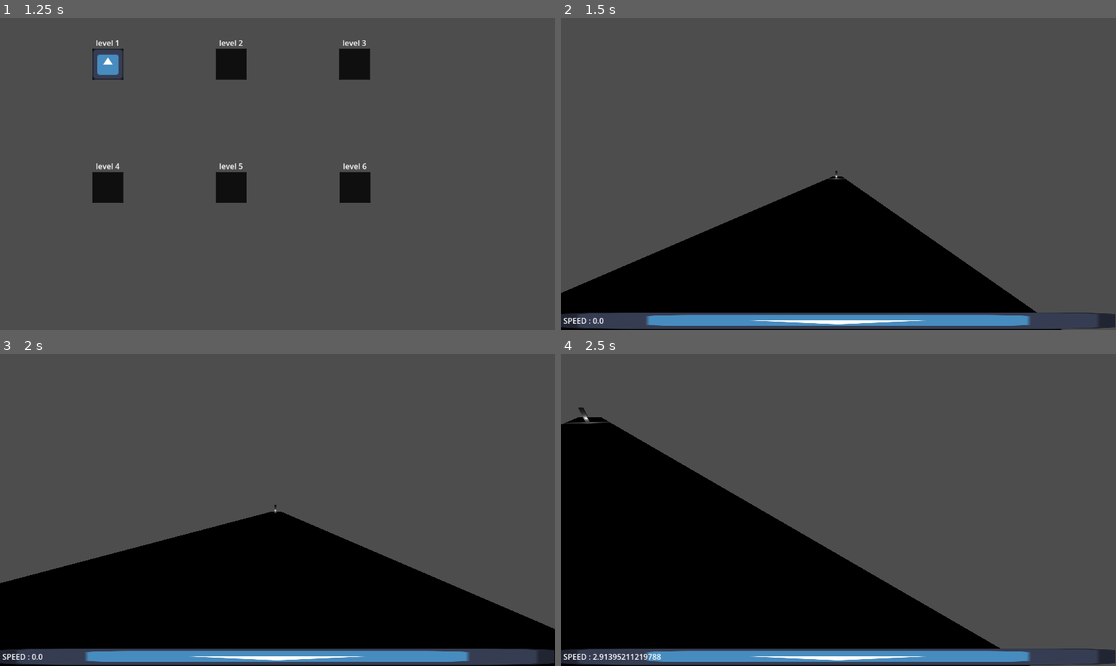
Above: before the commit, frames 1-4 (two rows, left to right).
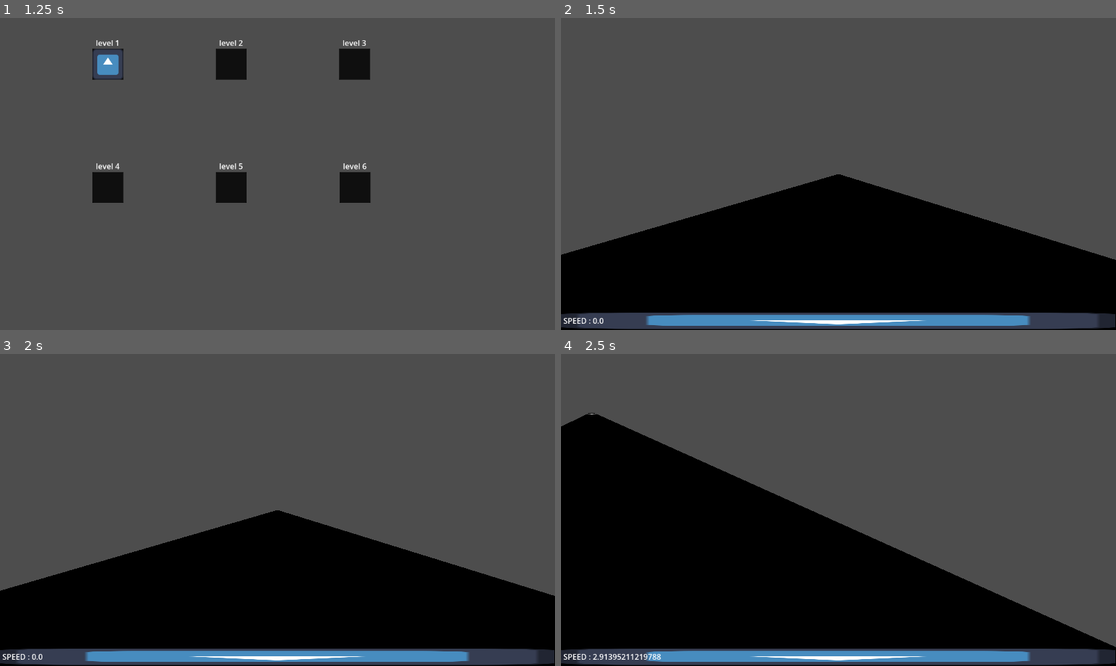
Above: after the commit, the same moments.

Repository: Lilianbazantay/Speed4Need
Game: Godot game, scene res://scenes/MainMenu/MainMenu.tscn
The game is run twice, just before and just after one commit, with the same random seed, the same clock (stepped at 60 frames per second) and the same inputs. The engine's default icon, where the game draws it, is replaced by a stand-in: a white triangle on a blue panel in a dark square.
Inputs (mouse positions are in pixels of both pictures, inside the frame that each line leads up to):
- Up to frame 1 (1.25 s): click "PLAY" at 0.5 s
- Up to frame 2 (1.5 s): click (666, 64) at 1.27 s
- Up to frame 3 (2 s): no input
- Up to frame 4 (2.5 s): tap Enter (ui_accept) at 2 s; move the mouse to (866, 510) at 2.02 s; hold W (move_forward) from 2.03 s (still down); tap Space (jump) at 2.1, 2.27 s

Frame 1 is identical in both runs. In frame 2, 11% of the frame differs, in the area x 0-100%, y 48-100%; in frame 3, 3.3%; in frame 4, 8.3%.

Commit message:
Feat: Fix map

Diff:
--- a/project.godot
+++ b/project.godot
@@ -56,6 +56,11 @@
 "events": [Object(InputEventKey,"resource_local_to_scene":false,"resource_name":"","device":-1,"window_id":0,"alt_press …(195 unchanged characters)…
 ]
 }
+Menu={
+"deadzone": 0.2,
+"events": [Object(InputEventKey,"resource_local_to_scene":false,"resource_name":"","device":-1,"window_id":0,"alt_pressed":false,"shift_pressed":false,"ctrl_pressed":false,"meta_pressed":false,"pressed":false,"keycode":0,"physical_keycode":4194305,"key_label":0,"unicode":0,"location":0,"echo":false,"script":null)
+]
+}
 
 [physics]
 
--- a/scenes/Level/FlatMap/Map.tscn
+++ b/scenes/Level/FlatMap/Map.tscn
@@ -1,15 +1,17 @@
 [gd_scene format=3 uid="uid://btran1o8c36bv"]
 
-[ext_resource type="PackedScene" uid="uid://4xw4wuwq8afp" path="res://scenes/Player/Player.tscn" id="1_yaeep"]
+[ext_resource type="PackedScene" uid="uid://4xw4wuwq8afp" path="res://scenes/Player/Player.tscn" id="1_0cvc5"]
 
 [sub_resource type="BoxMesh" id="BoxMesh_bosas"]
+size = Vector3(10, 1, 1000)
 
 [sub_resource type="BoxShape3D" id="BoxShape3D_putq6"]
+size = Vector3(10, 1, 1000)
 
 [node name="Map" type="Node3D" unique_id=1439661301]
 
 [node name="Floor" type="StaticBody3D" parent="." unique_id=168374286]
-transform = Transform3D(10, 0, 0, 0, 1, 0, 0, 0, 234.76482, 0, -0.5, 0)
+transform = Transform3D(1, 0, 0, 0, 1, 0, 0, 0, 1, 0, -0.5, 0)
 
 [node name="MeshInstance3D" type="MeshInstance3D" parent="Floor" unique_id=509065725]
 mesh = SubResource("BoxMesh_bosas")
@@ -17,18 +19,10 @@
 [node name="CollisionShape3D" type="CollisionShape3D" parent="Floor" unique_id=131638827]
 shape = SubResource("BoxShape3D_putq6")
 
-[node name="Wall" type="StaticBody3D" parent="." unique_id=1982791156]
-transform = Transform3D(-4.371139e-07, -0.99999994, 0, 10, -4.3711385e-08, 0, 0, 0, 9.999999, -0.036272526, -0.5, -5.2111073)
+[node name="OmniLight3D" type="OmniLight3D" parent="." unique_id=1494287829]
+transform = Transform3D(1, 0, 0, 0, 1, 0, 0, 0, 1, 0, 1.3182044, 0.71345615)
+light_energy = 3.476
+omni_range = 12.013
 
-[node name="MeshInstance3D" type="MeshInstance3D" parent="Wall" unique_id=1724769039]
-mesh = SubResource("BoxMesh_bosas")
-
-[node name="CollisionShape3D" type="CollisionShape3D" parent="Wall" unique_id=1450818339]
-shape = SubResource("BoxShape3D_putq6")
-
-[node name="Player" parent="." unique_id=858882668 instance=ExtResource("1_yaeep")]
-transform = Transform3D(1, 0, 0, 0, 1, 0, 0, 0, 1, 1.1921737, 1.256002, 111.45476)
-
-[node name="OmniLight3D" type="OmniLight3D" parent="." unique_id=1494287829]
-transform = Transform3D(1, 0, 0, 0, 1, 0, 0, 0, 1, 0, 1.3182044, 0)
-omni_range = 10.18477
+[node name="Player" parent="." unique_id=858882668 instance=ExtResource("1_0cvc5")]
+transform = Transform3D(1, 0, 0, 0, 1, 0, 0, 0, 1, 0.15653801, -3.8146973e-06, 498.08313)
--- a/scenes/Player/Player.gd
+++ b/scenes/Player/Player.gd
@@ -7,6 +7,7 @@
 
 var jump_force_idle = 5.0
 var jump_force_walking = 3.0
+var wall_jump_force = 8.0
 var jump_force_walking_boost = 10.0
 
 var wall_jump_max = 2
@@ -58,7 +59,7 @@
 			is_walking = false
 		input_dir = input_dir.normalized()
 
-	# Direction relative à la caméra (horizontal)
+	# Camera direction
 	var forward := -camera.global_transform.basis.z
 	var right := camera.global_transform.basis.x
 	forward.y = 0
@@ -86,11 +87,10 @@
 				velocity.x += direction.x * jump_force_walking_boost * delta
 			else :
 				velocity.z += direction.x * jump_force_walking_boost * delta
-
 		else:
 			velocity.y = 0.0
 
-		# FRICTION (inchangée)
+		# FRICTION
 		if is_walking == false :
 			if velocity.x != 0:
 				if velocity.x < 0:
@@ -110,7 +110,7 @@
 	# Wall jump
 	if is_on_wall() and wall_jump_count != 0:
 		if Input.is_action_just_pressed("jump"):
-			velocity.y = jump_force_idle
+			velocity.y = wall_jump_force
 			wall_jump_count -= 1
 
 	$ATH/RichTextLabel.text = "SPEED : " + str(abs(velocity.z))
--- a/scenes/Player/Player.tscn
+++ b/scenes/Player/Player.tscn
@@ -2,10 +2,16 @@
 
 [ext_resource type="Script" uid="uid://duuxxpnjwotn1" path="res://scenes/Player/Player.gd" id="1_xhfnw"]
 [ext_resource type="Texture2D" uid="uid://dog5xa0xousvp" path="res://icon.svg" id="2_q3lat"]
+[ext_resource type="Script" uid="uid://bp02c3h7l45py" path="res://scenes/Player/pause_menu.gd" id="3_bvqhm"]
 
 [sub_resource type="CapsuleShape3D" id="CapsuleShape3D_kpjcp"]
+radius = 0.5961914
 
 [sub_resource type="CapsuleMesh" id="CapsuleMesh_kne1u"]
+
+[sub_resource type="GDScript" id="GDScript_bvqhm"]
+script/source = "extends MarginContainer
+"
 
 [sub_resource type="QuadMesh" id="QuadMesh_tok1r"]
 
@@ -13,8 +19,9 @@
 script = ExtResource("1_xhfnw")
 
 [node name="Collision" type="CollisionShape3D" parent="." unique_id=1158400688]
-transform = Transform3D(1.2, 0, 0, 0, 1, 0, 0, 0, 1.2, 0, 1, 0)
+transform = Transform3D(1, 0, 0, 0, 1, 0, 0, 0, 1, 0, 1, 0)
 shape = SubResource("CapsuleShape3D_kpjcp")
+debug_fill = false
 
 [node name="Shape" type="MeshInstance3D" parent="." unique_id=2065531358]
 transform = Transform3D(1, 0, 0, 0, 1, 0, 0, 0, 1, 0, 1, 0)
@@ -24,7 +31,6 @@
 transform = Transform3D(1, 0, 0, 0, 1, 0, 0, 0, 1, 0, 1.5, 0)
 
 [node name="Camera3D" type="Camera3D" parent="Head" unique_id=1895542418]
-transform = Transform3D(1, 0, 0, 0, 0.99999994, 0, 0, 0, 0.99999994, 0, 0, 0)
 
 [node name="ATH" type="MarginContainer" parent="." unique_id=3403275]
 anchors_preset = 12
@@ -38,6 +44,7 @@
 theme_override_constants/margin_top = 5
 theme_override_constants/margin_right = 5
 theme_override_constants/margin_bottom = 5
+script = SubResource("GDScript_bvqhm")
 
 [node name="MeshInstance2D" type="MeshInstance2D" parent="ATH" unique_id=1333808928]
 position = Vector2(575.25, 16.75)
@@ -51,3 +58,12 @@
 scroll_active = false
 autowrap_mode = 0
 shortcut_keys_enabled = false
+
+[node name="PauseMenu" type="Node2D" parent="." unique_id=1494151468]
+visible = false
+position = Vector2(577, 309)
+scale = Vector2(3.9781308, 4.030223)
+script = ExtResource("3_bvqhm")
+
+[node name="BackgroundMenu" type="Sprite2D" parent="PauseMenu" unique_id=271173473]
+texture = ExtResource("2_q3lat")
--- /dev/null
+++ b/scenes/Player/pause_menu.gd
@@ -0,0 +1,14 @@
+extends Node2D
+
+var is_hide = true
+
+func _input(_event: InputEvent) -> void:
+	if Input.is_action_just_pressed("Menu"):
+		if is_hide == true:
+			show()
+			is_hide = false
+			Input.set_mouse_mode(Input.MOUSE_MODE_CONFINED)
+		else:
+			hide()
+			is_hide = true
+			Input.set_mouse_mode(Input.MOUSE_MODE_CAPTURED)
Not shown, added: scenes/Player/pause_menu.gd.uid
